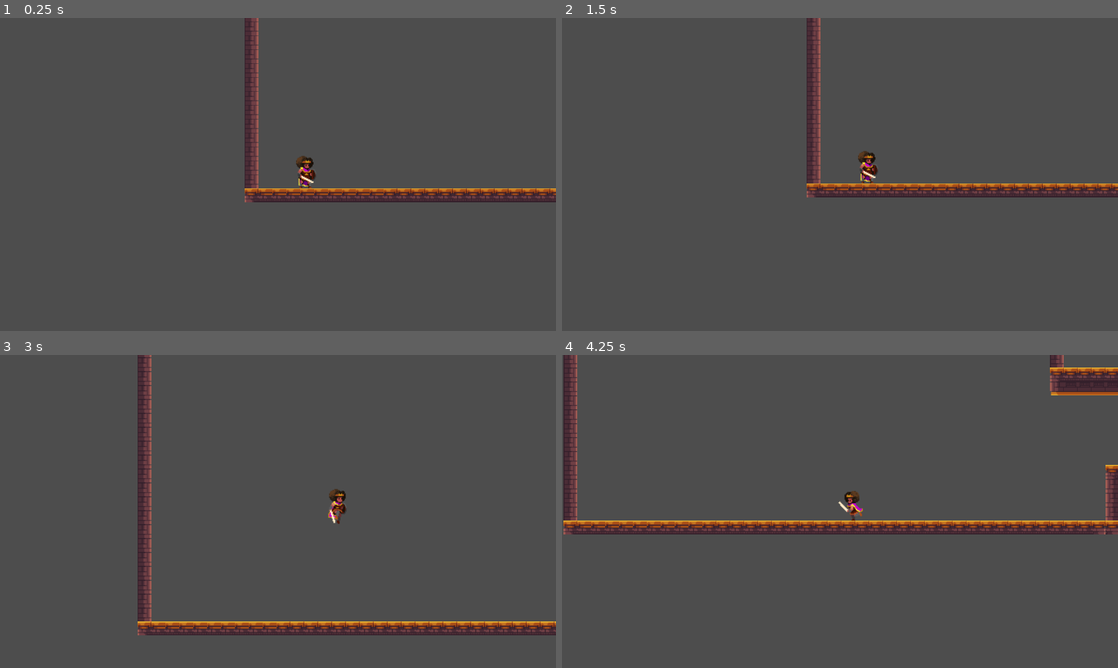
Above: before the commit, frames 1-4 (two rows, left to right).
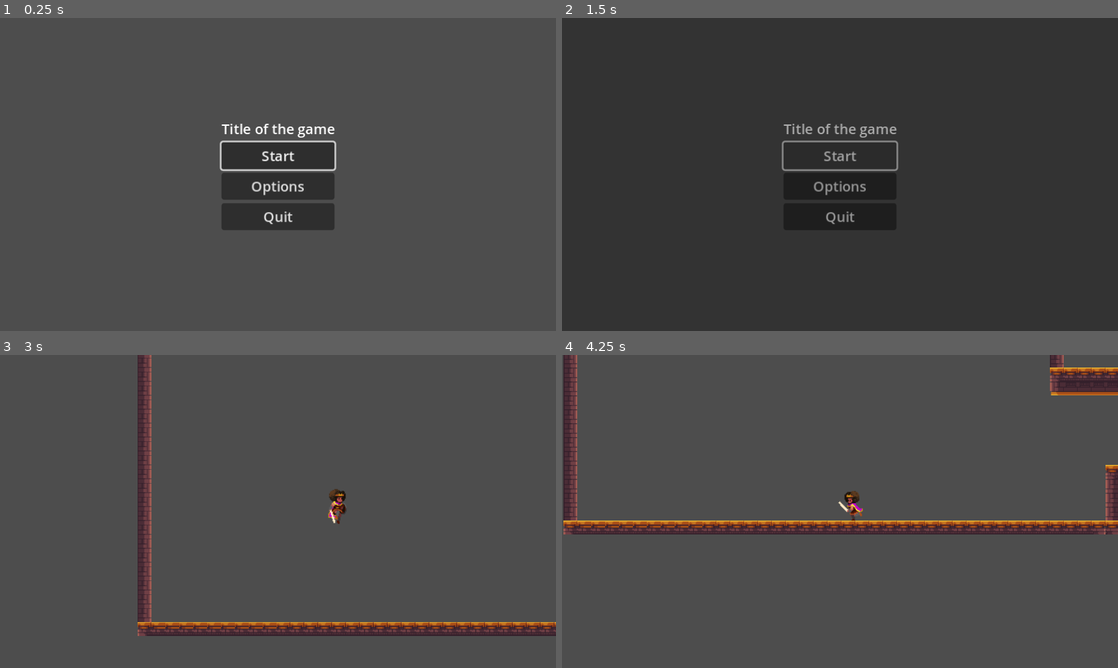
Above: after the commit, the same moments.

Repository: cncarey/MVMMay24
Game: Godot game, scene res://Menus/MainMenu.tscn
Same seed, same stepped clock (60 frames per second), same inputs: the game is played once before the commit and once after it. Before the commit the project starts from res://Scenes/a_scene.tscn.
Inputs (mouse positions are in pixels of both pictures, inside the frame that each line leads up to):
- Up to frame 1 (0.25 s): no input
- Up to frame 2 (1.5 s): click (840, 187) at 0.5 s, where only the run after the commit has a clickable "Options"; click (840, 155) at 1.25 s, where only the run after the commit has a clickable "Start"
- Up to frame 3 (3 s): hold D (Right) from 2.03 s (still down); tap E (Interact) at 2.1, 2.85 s; tap Up (Jump) at 2.27 s
- Up to frame 4 (4.25 s): tap Up (Jump) at 3.02 s; release D (Right) at 3.53 s; hold A (Left) from 3.53 s (still down); tap E (Interact) at 3.6 s

The runs differ from the first frame. In frame 1, 8.2% of the frame differs, in the area x 39-100%, y 0-68%; in frame 2, 98%, in the area x 0-100%, y 0-100%; in frame 3, 0.4%; in frame 4, nothing differs.

Commit message:
#11 create main menu with start, continue, and quit #9 track player current location
#11 create main menu with start, continue, and quit. #9 functionality was added to track the current location of the player

Diff:
--- a/Global.gd
+++ b/Global.gd
@@ -1,11 +1,28 @@
 extends Node
 
-var lastLocation: String
+var currentLocation : String = ""
+var lastLocation: String = ""
 var openedDoors : Dictionary = {}
 var openedChests : Dictionary = {}
 var collectedKeys : Dictionary = {}
 var collectedGems : Dictionary = {}
+var foundSwitches : Dictionary = {}
+var switchStatuses : Dictionary = {}
+var guardianStatuses : Dictionary = {}
 
+func resetGame():
+	currentLocation = ""
+	lastLocation = ""
+	openedDoors = {}
+	openedChests = {}
+	collectedKeys = {}
+	collectedGems = {}
+	foundSwitches = {}
+	switchStatuses = {}
+	guardianStatuses = {}
+	keys = 0
+	gems_gold = 0
+	gems_purple = 0
 
 @export var keys = 0 :
 	set(value):
--- /dev/null
+++ b/Menus/MainMenu.gd
@@ -0,0 +1,38 @@
+extends Control
+@onready var new_game = %NewGame
+@onready var _continue = %Continue
+@onready var options = %Options
+@onready var quit = %Quit
+
+
+# Called when the node enters the scene tree for the first time.
+func _ready():
+	new_game.grab_focus()
+	if Global.currentLocation == "":
+		_continue.hide()
+	else:
+		new_game.text = "New Game"
+	pass # Replace with function body.
+
+
+# Called every frame. 'delta' is the elapsed time since the previous frame.
+func _process(delta):
+	pass
+
+
+func _on_start_pressed():
+	Global.resetGame()
+	await LevelTransition.fadeToBlack()
+	get_tree().change_scene_to_file("res://Scenes/a_scene.tscn")
+	LevelTransition.fadeFromBlack()
+	pass # Replace with function body.
+
+func _on_continue_pressed():
+	await LevelTransition.fadeToBlack()
+	get_tree().change_scene_to_file(Global.currentLocation)
+	LevelTransition.fadeFromBlack()
+	pass
+
+func _on_quit_pressed():
+	get_tree().quit()
+	pass # Replace with function body.
--- /dev/null
+++ b/Menus/MainMenu.tscn
@@ -0,0 +1,51 @@
+[gd_scene load_steps=2 format=3 uid="uid://dseph2p8072xn"]
+
+[ext_resource type="Script" path="res://Menus/MainMenu.gd" id="1_a1v1j"]
+
+[node name="MainMenu" type="Control"]
+layout_mode = 3
+anchors_preset = 15
+anchor_right = 1.0
+anchor_bottom = 1.0
+grow_horizontal = 2
+grow_vertical = 2
+script = ExtResource("1_a1v1j")
+
+[node name="CenterContainer" type="CenterContainer" parent="."]
+layout_mode = 1
+anchors_preset = 15
+anchor_right = 1.0
+anchor_bottom = 1.0
+grow_horizontal = 2
+grow_vertical = 2
+
+[node name="VBoxContainer" type="VBoxContainer" parent="CenterContainer"]
+layout_mode = 2
+
+[node name="Label" type="Label" parent="CenterContainer/VBoxContainer"]
+layout_mode = 2
+text = "Title of the game"
+
+[node name="NewGame" type="Button" parent="CenterContainer/VBoxContainer"]
+unique_name_in_owner = true
+layout_mode = 2
+text = "Start"
+
+[node name="Continue" type="Button" parent="CenterContainer/VBoxContainer"]
+unique_name_in_owner = true
+layout_mode = 2
+text = "Continue"
+
+[node name="Options" type="Button" parent="CenterContainer/VBoxContainer"]
+unique_name_in_owner = true
+layout_mode = 2
+text = "Options"
+
+[node name="Quit" type="Button" parent="CenterContainer/VBoxContainer"]
+unique_name_in_owner = true
+layout_mode = 2
+text = "Quit"
+
+[connection signal="pressed" from="CenterContainer/VBoxContainer/NewGame" to="." method="_on_start_pressed"]
+[connection signal="pressed" from="CenterContainer/VBoxContainer/Continue" to="." method="_on_continue_pressed"]
+[connection signal="pressed" from="CenterContainer/VBoxContainer/Quit" to="." method="_on_quit_pressed"]
--- a/Scenes/scene_template.gd
+++ b/Scenes/scene_template.gd
@@ -11,6 +11,7 @@
 
 # Called when the node enters the scene tree for the first time.
 func _ready():
+	Global.currentLocation = get_tree().current_scene.scene_file_path
 	updateKeyContainer(Global.keys)
 	Global.keys_changed.connect(updateKeyContainer)
 
--- a/project.godot
+++ b/project.godot
@@ -11,7 +11,7 @@
 [application]
 
 config/name="MVMMay24"
-run/main_scene="res://Scenes/a_scene.tscn"
+run/main_scene="res://Menus/MainMenu.tscn"
 config/features=PackedStringArray("4.2", "Forward Plus")
 config/icon="res://icon.svg"
 
